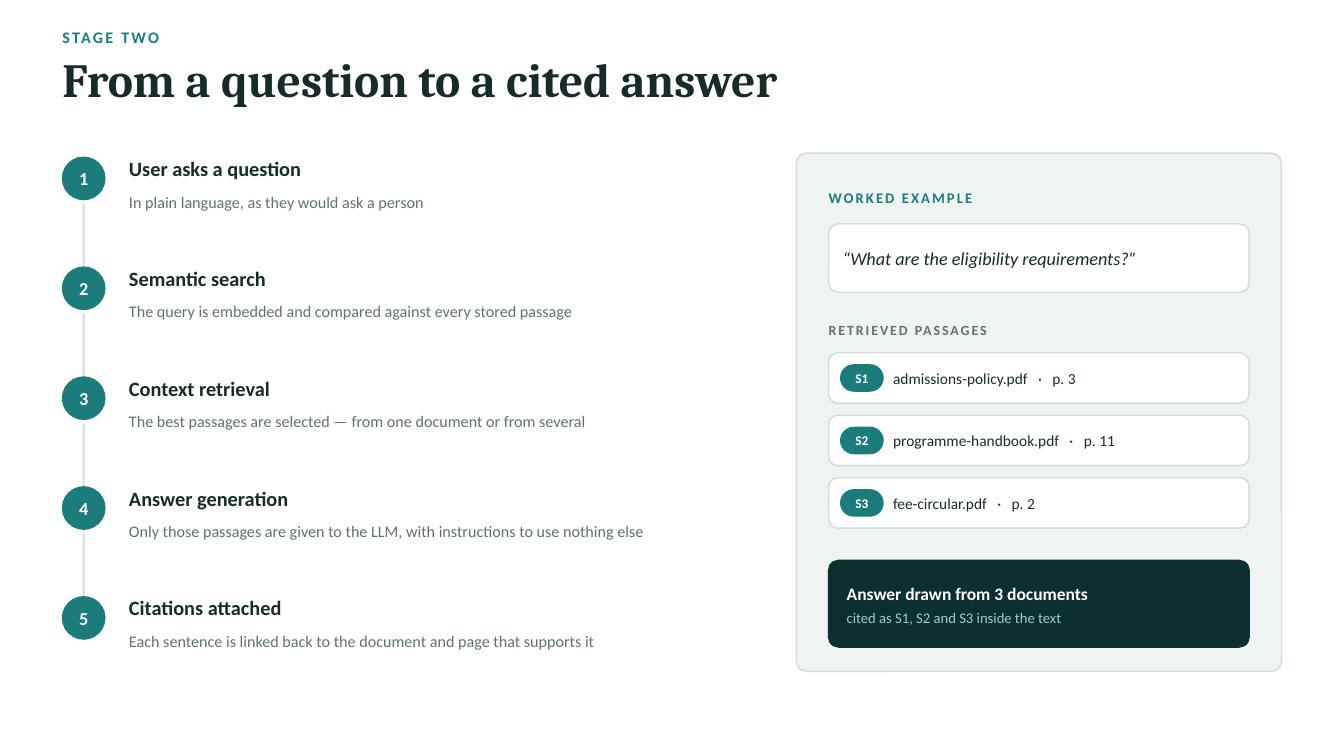
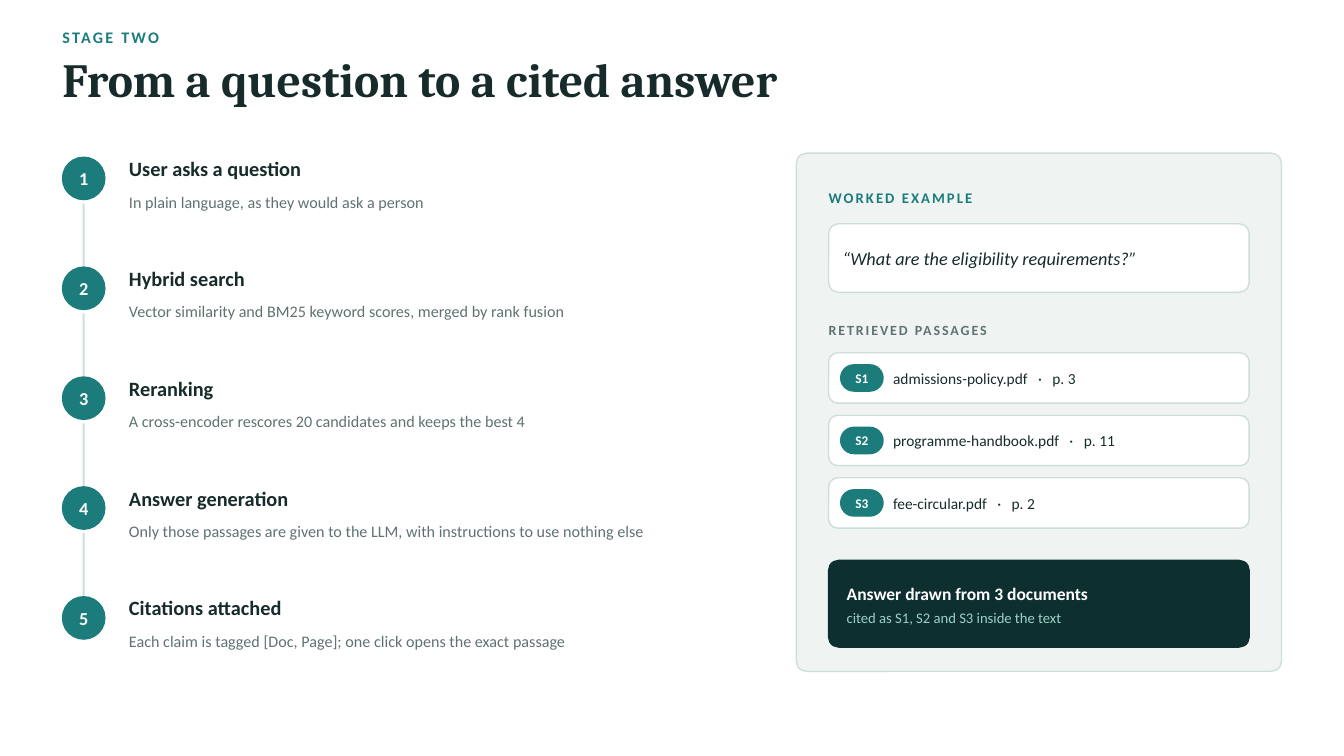
Before and after one commit to Roshan-w/Rag_AI, a slide deck: slide 7 of frontend/public/Multi-Document-RAG-with-Citations.pptx. Drawn at 1344x756 pixels with LibreOffice and Linux fonts; fonts in the diff are those of the drawing. Boxes give left, top, right and bottom in pixels: in the first picture for what was removed or moved away, otherwise in the second. Text is boxed around its words. In the diff, an @@ line names an element or a change of style, - is before the commit and + after.

```diff
--- a/frontend/public/Multi-Document-RAG-with-Citations.pptx
+++ b/frontend/public/Multi-Document-RAG-with-Citations.pptx
@@ text at (x1=129, y1=271, x2=245, y2=290): text changed @@
-Semantic search
+Hybrid search
@@ text at (x1=129, y1=306, x2=564, y2=320): text changed @@
-The query is embedded and compared against every stored passage
+Vector similarity and BM25 keyword scores, merged by rank fusion
@@ text at (x1=129, y1=381, x2=213, y2=400): text changed @@
-Context retrieval
+Reranking
@@ text at (x1=129, y1=416, x2=525, y2=430): text changed @@
-The best passages are selected — from one document or from several
+A cross-encoder rescores 20 candidates and keeps the best 4
@@ text at (x1=129, y1=635, x2=565, y2=650): text changed @@
-Each sentence is linked back to the document and page that supports it
+Each claim is tagged [Doc, Page]; one click opens the exact passage
```
Also in this commit, not shown: 5 other slides changed, 1 slide added, 13 other files.
